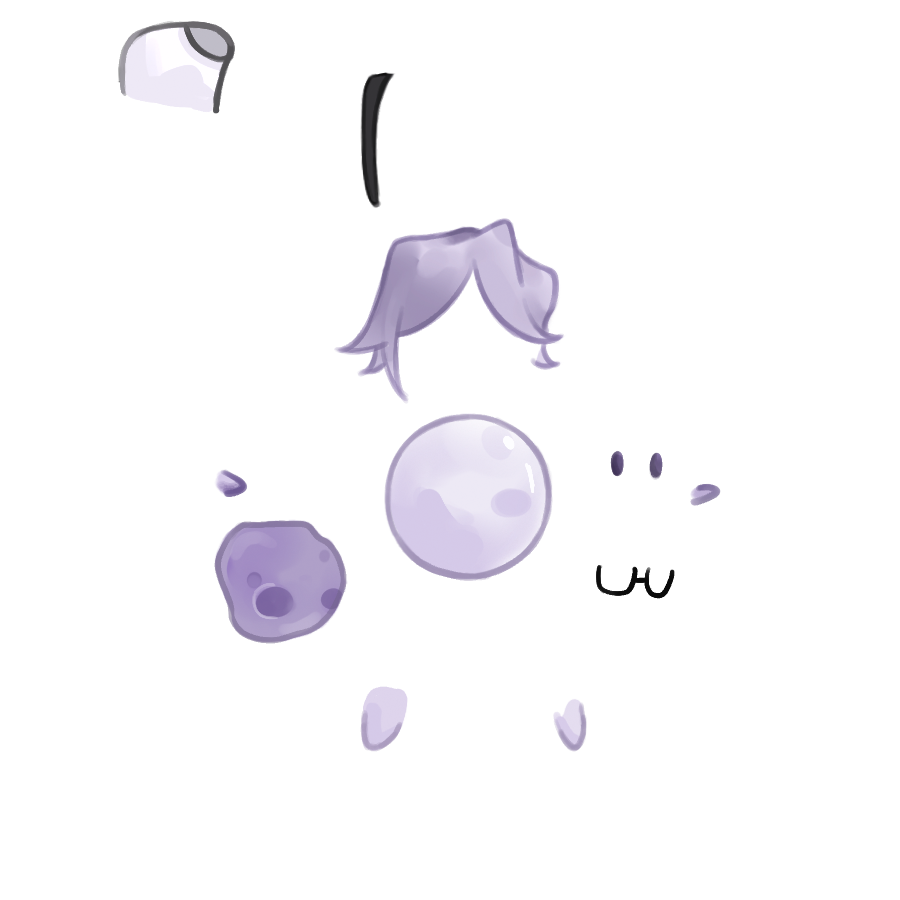
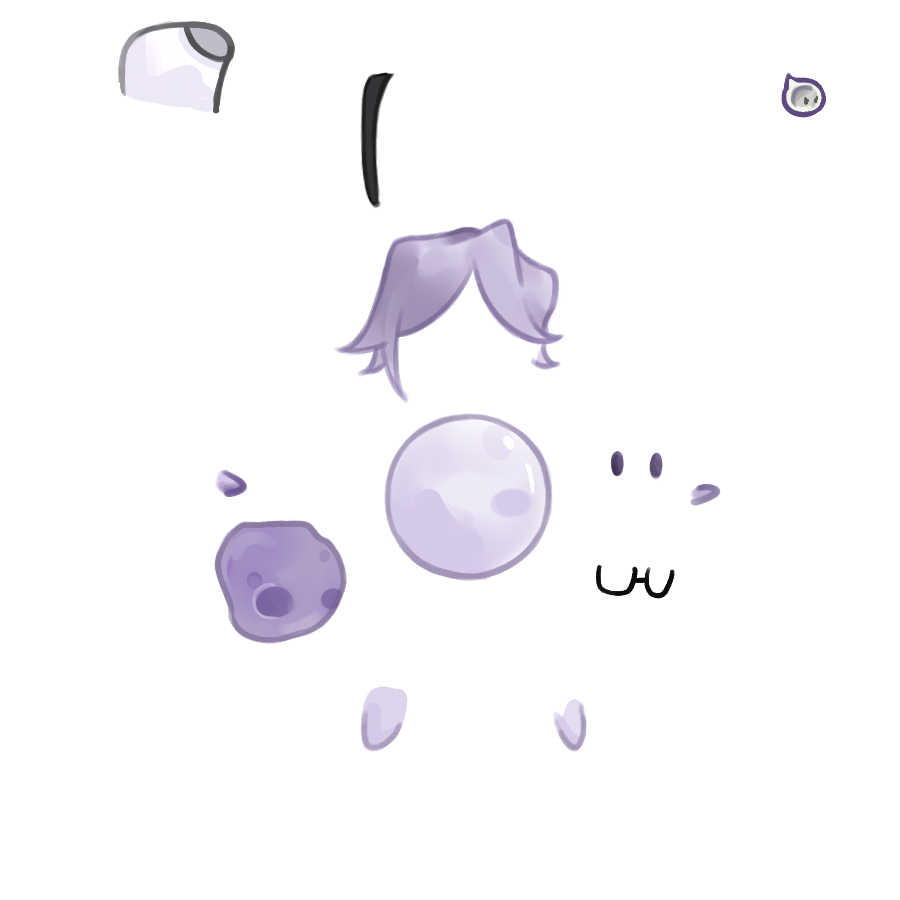
Layered file, before and after one edit (900 × 900). Changes by layer:
added layer "Atk3" above "hat" over [781, 72, 826, 118]
